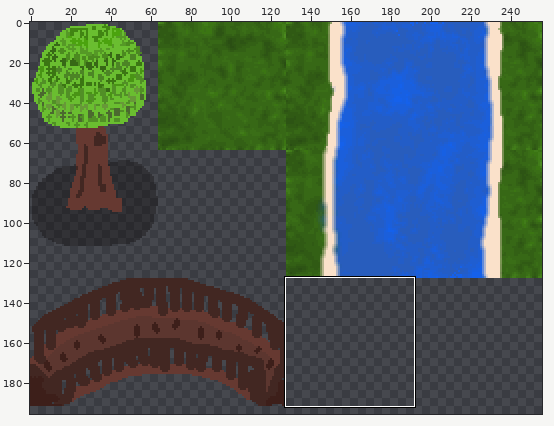
File history of a sprite sheet, data/tiles/terrain.png. The picture above shows the old version from afar; the outline marks the close-up.
Close-up. Old version:
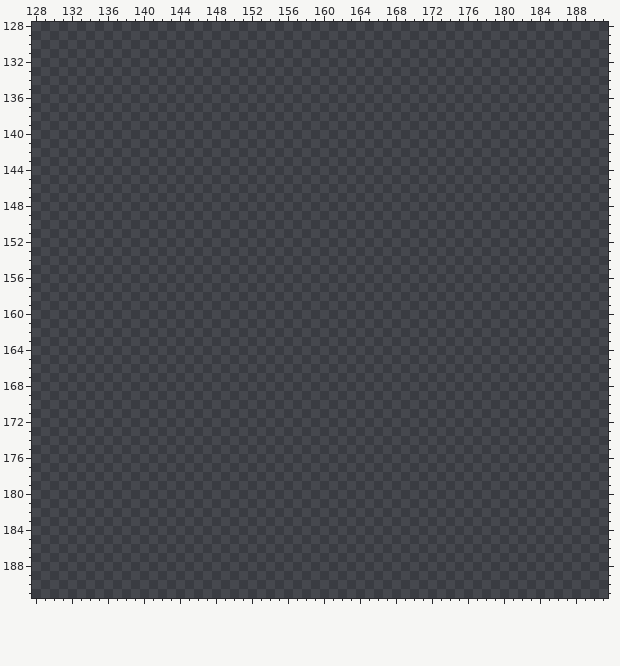
The file is 256x256 pixels. Colours within 5 levels of each other are drawn and written as one. Shown: x 128..191, y 128..191. The wide view leaves out empty margins.
New version:
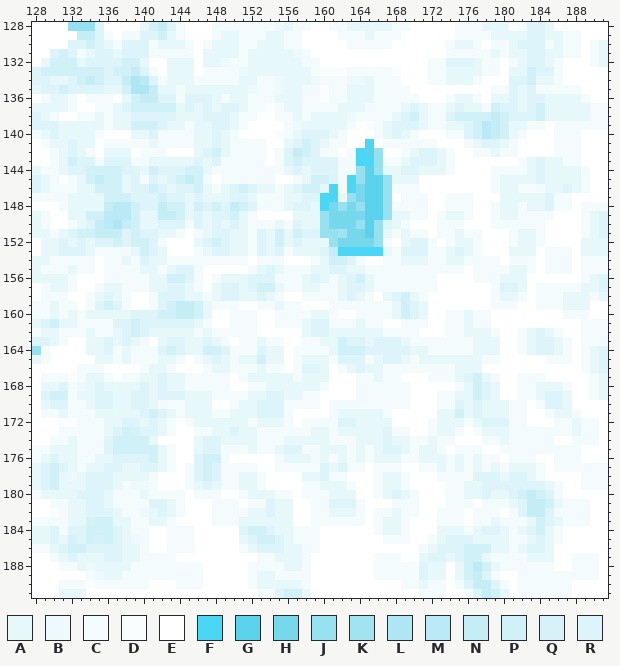
Palette (. is transparent): A #e7f8fb  B #edf9fc  C #f3fbfd  D #f9fdfe  E #ffffff  F #49d7f5  G #5bd2eb  H #77d7eb  J #97e0f0  K #a2e3f1  L #aee6f3  M #b9eaf5  N #c5edf6  P #d0f1f8  Q #d6f2f8  R #dcf4fa
Diff:
Changed rows in their new state; - is an unchanged pixel.
first column x 128:
128 EEEEJJJREEEEAPNRCEEECCCCCCCBACCEECCAAAAACCEEEEECCCAAAECRRAEEEEEE
129 EEEEENNRCECCRRPACEEECAACCCAACCEEEECCCACCCEEEEEECCCCAAAARRAACCEEE
130 EEEERRPRACRRRCAAACECAAACCAAACCEEEEECCCCCEEEEEECAACECCARRRCACCECA
131 EERPRCARRARRRCCCCCEAAAACAAAAABCEEEEEEEEEEEEEEECCCCCACAARRAACCECA
132 EAPPPARRRRPPAEEAAAEAABCCAAAAAACCEEEEEEEEEEEECCRRRACCECARRACEEECA
133 RPPPPPPPRPPNRCEAAAECCCCBAAAAAAACDDDCCCCCDEEECCAAAACCEAAPRRCEEEEE
134 RRAARPNPRRNLMRCAAACCCCCAACCBAAABCCCBBACCCEEECCAAACEEERRPAACEEEEE
135 ARRPRRRRAAPLLNAACAAAAAAABCCBAACCDCCAAACCCCEEEEEEEEECCRARCCCCCEEE
136 ECAACECCCEAPNNRRCRRRACAACCCAAACCDCCAAACCCCCEEECAACEAARARRAAAACEE
137 AAAACEECCARPPPPPARARARRACCDCAACCCCAAACCCCARACCARAACPRRARPAAAAACC
138 RACEECCACAARRRRRAAARRRACCEECCACAAAABCCCCARPACCRPPPPNPRRRPAAAAACC
139 RRRAAAAACAAPPPRAACAARRACEEEECBAAAAACEDCARRRACCAARPMNPAACCECCCCCC
140 CARAAAACEEEAARCCCCAARACEEEEDCARRRACEEECARACEEECCRPMNPACEEECCCEEE
141 ECAARAAECCCCCACCCCAARACCCCEEARPRACCEEFECCCCCCEEECARRACEEEECCCEEE
142 EECARACEAAAECCCEEEARPACCCCECRNPRCCECFGJEECARRACEECCACCEEEECCCEEE
143 EECAPRRCRRRCCAAAAARARCCCCCECRPRRRRCCFFJCCARRRACEEEEEEECARAACCEEE
144 ACCARRPPPPRRAPRRRPPACCCCCCCCARARRRCCJGJAARRAAACEEEECCCCARAAAACEE
145 RACECAPNPPARCRARPNPCECCCCCCEECAPPRCFJGGJAAAEEEEEEEECAAAARAAAACEE
146 RACCCAAPPPARRPRARRPACARPRAACARPPAFCFHGGJCCCEEEEEEEECAACCCAARACEE
147 CCCCAAAAPPPRRRPRRARAAARRACCCAARRFFAJHGGJECCCEECCCEEEAAAAARCCEEEE
148 EEECAAAANMMPRRNPPAPRPRNPRCCCARRAFHJHJGGJCCCCEECCCEECAACAARCCECCC
149 ACEEAAPPMMMPAANNPARARRPACEEEEAAAJHHHHGGJAACCECAACEECAACCCCEEECAR
150 ACEECARNMLNPAARRRCRARARACCCACRAAJHHHJGJRACEEECCCEEECCCCCCEEEECAR
151 AACARPPNNNRPRRAACECARRAACRAPAPRRJJKHHGJACACCECCACCEEECAACEEEECAR
152 EAARARARRPRPPRCEEEARPRAACRAPARAAAJHHHHJCEARRCECAACEEECAACEEEEAAA
153 EAARRRACCCCAPRAEEECARRAACRARCAAARNFFFFFACRRRCCARACEEEAAAECCCEAAA
154 AACCCCCECCACRAACCCCCCCCCECCCEEECAPPRCEECCAAACCAACCCCECCCECCCECCC
155 ACCCACCECCCCAACARRCEEEEECARACCCAARRAACCCCCCCCCCCECCCCAACECCCECCC
156 AAAACEEECCCCCAAPPRCECAAARRRCCCARACARPACCCCCCCEEEECCCAAAEEEEEECAR
157 ECAACEECAACCCAARRACEARRARPPACCAACCARRACCCCCCCEEEEEECRRAECCCCCAAR
158 ECCCEECARACEECRRRAACARRAARACEECCCCARACEARPACEEEEEEECAACECCCAAACA
159 CCACCECRPRCEECRPNNPACCCEECCACCEEECCCCCCCAPRAEEEEEEECCCEECCCAAAEE
160 CCACACAAAAARRRPPNNPAEECCCEECCCCAACEECCCCAPRAEECCACCEEEEEEEECCCEE
161 ARPAACCCCRRPRRRRRRACEECCCEECCCARRCCCACCEECCCEECCACCEEEEEEEEEECCC
162 CAACCCACCARPRAAAAACACCCCCEEEEEARRAAAAAACCCCEEECCAAACEECARACEECCC
163 RRACEEAARARACEARRAARACECCACCEECCAAPRRARRRACCCCCCCAAAEECARRACECCC
164 JCEEEEAARCACCCRPRAAPPRCCCRAAECCCCAPPPRRRRRAACCCCCAAAEECARRACECAR
165 ACEEEEEAACACCCAACECARACAAPAAECAAACRRRCARRACAAAAAAACCEEEEECCCECAR
166 EEEEECCCEEEECAACEEECAACCCACCECRRAECARAACCCCCCCCAAAEEEEEEEEEEECAR
167 ECCCDCAACECCAARAACCCCCECAAAAACAAAEEECCACCEEECCCARPACEECCCEEEEECA
168 EAARCBARAAAARARAACCCCCEECCAAAAAACEEECCCCCCEEEEECAPRAEECCAAACEECA
169 ERPPCAARRAARRARRRAAACCCCAARRAACCEEEECCCCCCEEECCAAPRAEECCARRAEECA
170 EARRCCARRAARRACCCAAAEECAARRRCCCCECCCCCCCCCEEECCRARAAACCECRRAEEEE
171 ECCACCCAAAAARPRACAAACCAAARRRCEEEECAAAAACEEEEEAAPARAAACCEECAACEEE
172 EEEDDCCCAARRARACECAAAAAACAAACECCCCRRAAAAEEEECAAACARRRCCEEECCACCE
173 EEECCCCCARPQRRACEECCAARAACCCCCCAACAAAAARCCEECAACECAAACCCCCCCACCE
174 EECCACCCRPPPPAEEEEARRAAAACCCAAAAACCCAAARAACCACCEEECCACCCCCEECCCE
175 CCAAACCCRPPPPPACEEARRCCCACCARRCCAAACACARRACAACECCCEECCCCCCCCCEEE
176 CARAACCAARRRRPACEERPPCEEEEECAAACACACACAAACCAAACACACCECCCEECCCEEE
177 ARPRACAARRAARRACECRPRCCCCEECCCCCRARCCECCCEECCACACACACAAACECCCCCC
178 ARPABARRRAAAACEEECRPRCCAACEEEEAARCCEEECAACEEECCCCRRRARRACEEEECCC
179 ARPAAARRRACBBCEEECARACCAACEEEECCAAACEECAACEEEECCAARRRRRRRACEECCC
180 CAAAARRRACCCACCCCECCCEECAAACCECCCAAAEECARACEEECCAARAARPNPRCEEEEE
181 EECCAARRACCCCRRACEEECCCECCRAAEECCRRRCEEECCCEEECCCECCCARNNPACCCEE
182 EEDCAARRRACCBARACEEECCCCAARAAEECCAAACECCACCEECCCECCCECRNNRCCCCEE
183 CCCCAAQPPAACCAACEEEECCCAAAAAAEECCCCCCECAACEEECCCECCACCCAPRACCCEE
184 AARCRRPPPRACCEECCCEEEEERPPRAACCCEEEEEECAACEEEAAACARRACARPACEEEEE
185 AARAQRPQPRABCEECCCEEEEEARPPRACCCEEEEEEECCCEECARRRAAAACCARACEEEEE
186 CCARPPRRRRAACEECCCEEEEECARRRAACCEEEEEEEEEEECARRRPPPAACARRAEEEEEE
187 EECARAAARRAACCCCEEEEEEEEECCAAACEEEEEEECCCEEARRARPPACCCCAAAEECCCE
188 EEECCABAAAACCCCCCCCEEEEECCCCAACEEEEEEECCCCCRAAEAPMPACCCCCCEECCCE
189 EEEEEECBAACCCCCCCCCEEEEECAACCCCEEEEEEECCCCCRAAEAPNRCEECCCCCCCCCE
190 EEECCCDCCCCCCEEECCCEEEEECAAAAACEEEEEEEEEECCACCECRNNRCECCCCCCEEEE
191 EEEAAAEEEEEEEEEEEEEEEEEEECCRPPAEEEEEEEEEEEECCCEECRNPAECCCCCCEEEE
Pixel boxes of the changes (left, top, right, bottom) in both close-ups:
added: (32, 22, 608, 598)
